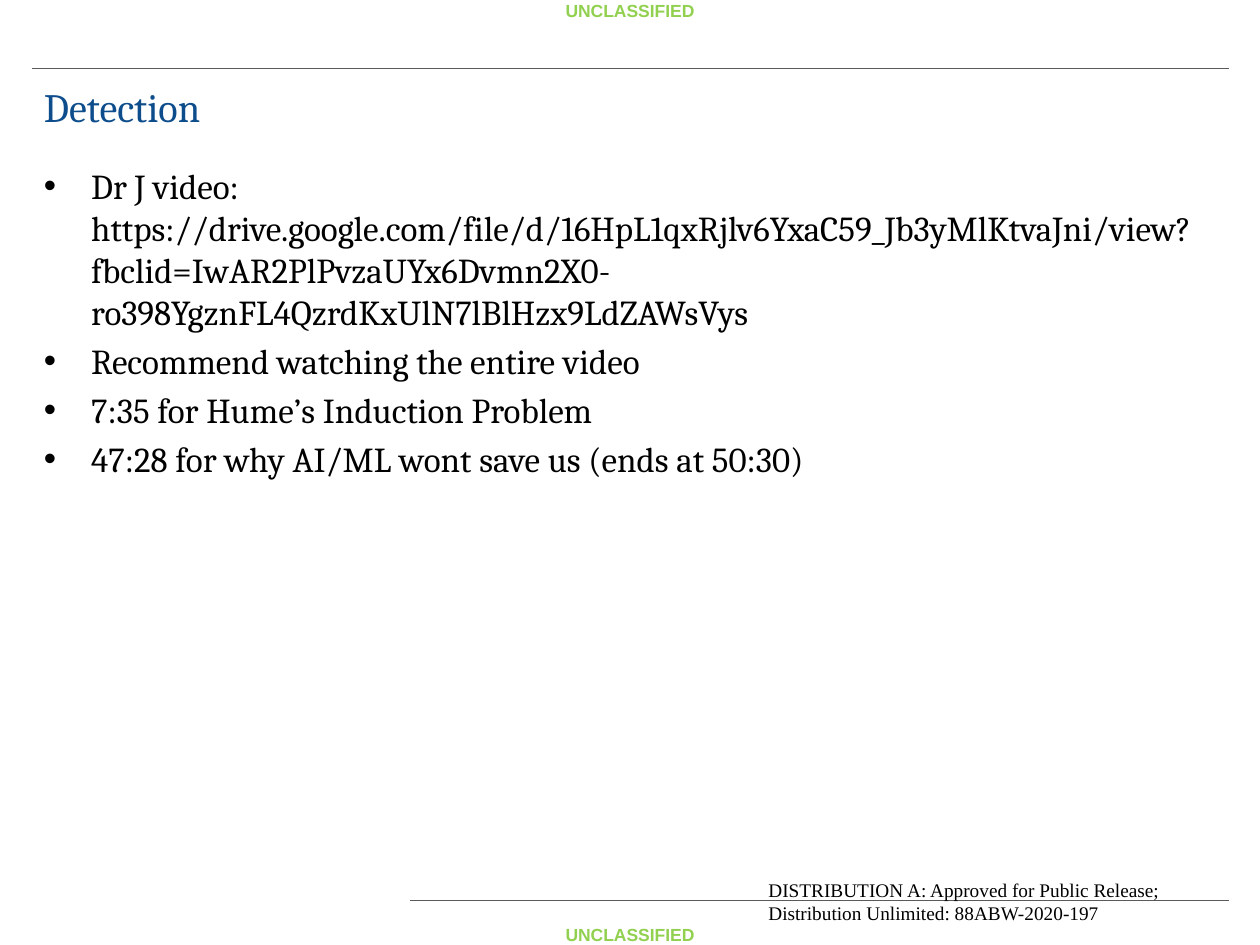
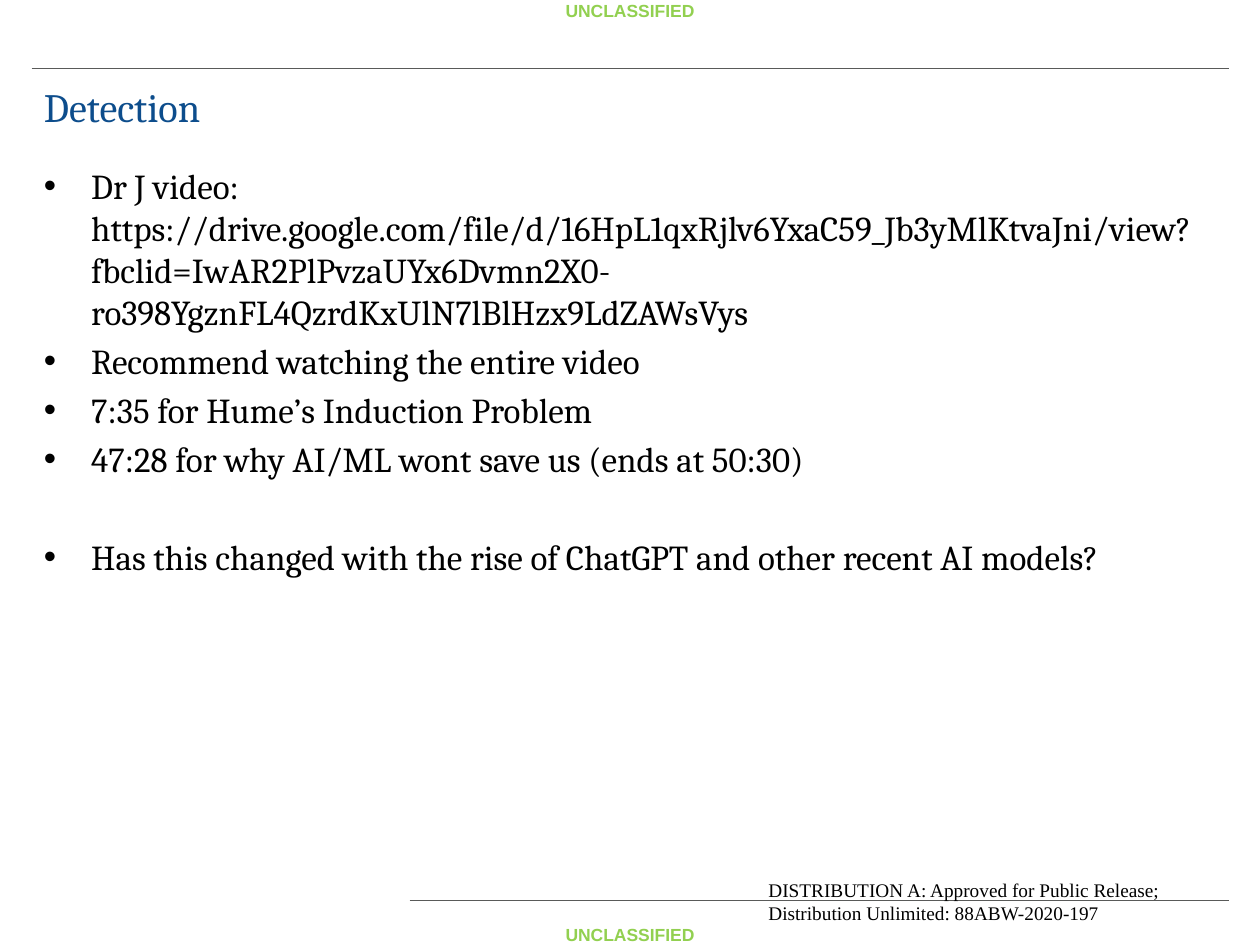
Before and after one commit to fitzgeralddaniel/CovertChannelClass, a slide deck: slide 10 of Handout/Covert Channel Lecture Day 2.pptx. Drawn at 1260x945 pixels with LibreOffice and Linux fonts; fonts in the diff are those of the drawing; background and template pictures are left out. Boxes give left, top, right and bottom in pixels: in the first picture for what was removed or moved away, otherwise in the second. Text is boxed around its words. In the diff, an @@ line names an element or a change of style, - is before the commit and + after.

```diff
--- a/Handout/Covert Channel Lecture Day 2.pptx
+++ b/Handout/Covert Channel Lecture Day 2.pptx
@@ text at (x1=91, y1=545, x2=1098, y2=578): paragraph added @@
+• Has this changed with the rise of ChatGPT and other recent AI models?
```
Also in this commit, not shown: 2 other slides changed, 5 other files.
